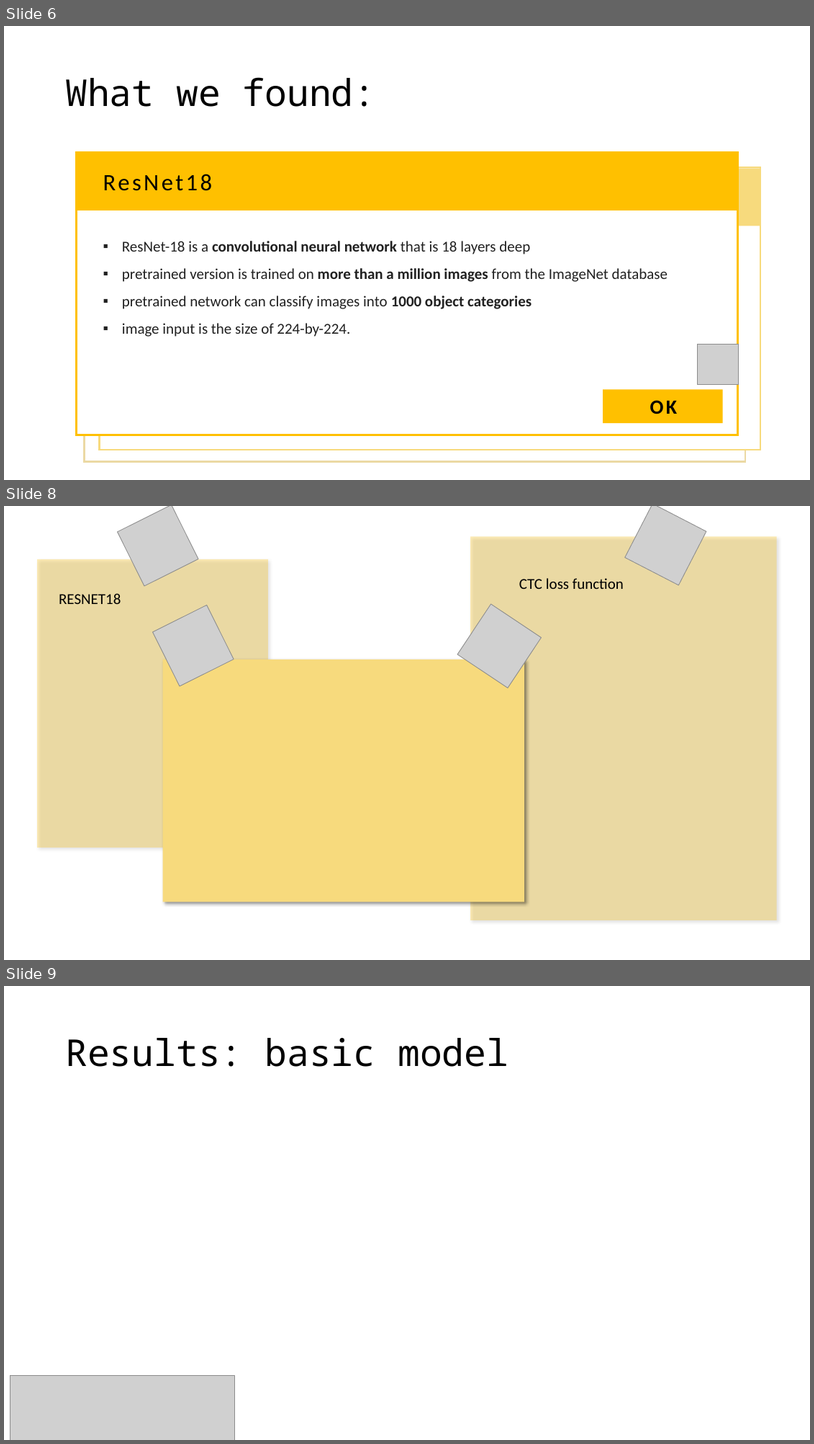
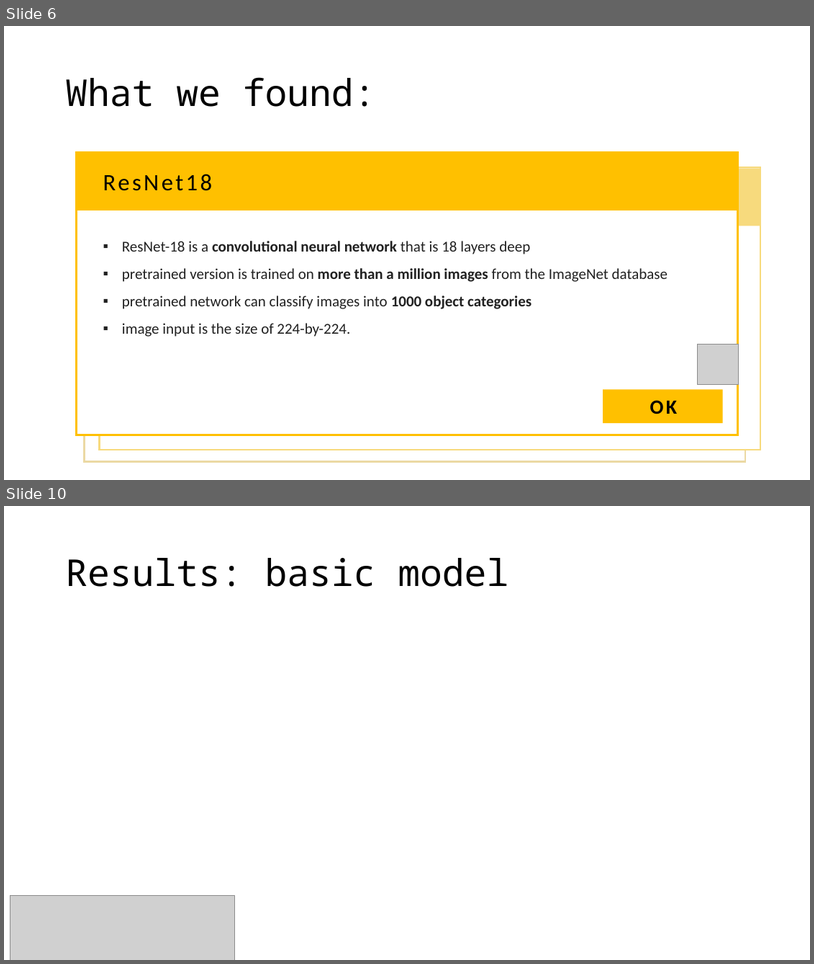
Before and after one commit to Strojove-uceni/final-projects-i_am_not_a_robot, a slide deck: presentation/Final_presentation_draft.pptx. Shown one above the other, each under a label of ours: slides 6, 8 and 9 before the commit, slides 6 and 10 after it; the slides between them are not shown. The pictures are 814x1444 and 814x964 pixels, drawn with LibreOffice and Linux fonts; fonts in the diff are those of the drawing; grey boxes stand for pictures. Boxes give left, top, right and bottom in pixels: in the first picture for what was removed or moved away, otherwise in the second. Text is boxed around its words. In the diff, an @@ line names an element or a change of style, - is before the commit and + after.

```diff
--- a/presentation/Final_presentation_draft.pptx
+++ b/presentation/Final_presentation_draft.pptx
@@ slide 8 removed at (4,506,810,960), background #FFFFFF @@
@@ picture removed at (118,506,199,586) @@
@@ picture removed at (625,506,707,585) @@
@@ rectangle removed at (471,537,778,921) @@
@@ rectangle removed at (37,559,268,847) @@
@@ text removed at (520,578,624,589) @@
-CTC loss function
@@ text removed at (59,593,121,604) @@
-RESNET18
@@ picture removed at (153,605,234,686) @@
@@ picture removed at (458,604,541,687) @@
@@ rectangle removed at (163,659,525,902) @@
@@ what was slide 9 is now slide 10 @@
```
Also in this commit, not shown: 2 slides changed, 2 slides added.
